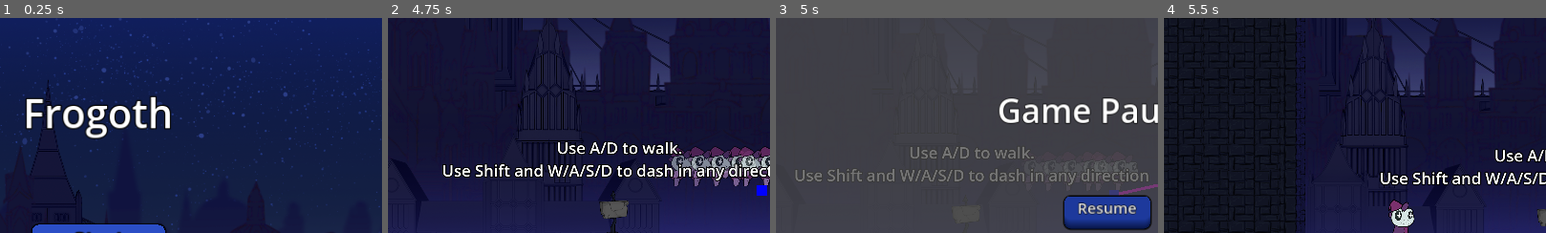
Above: before the commit, frames 1-4 (left to right).
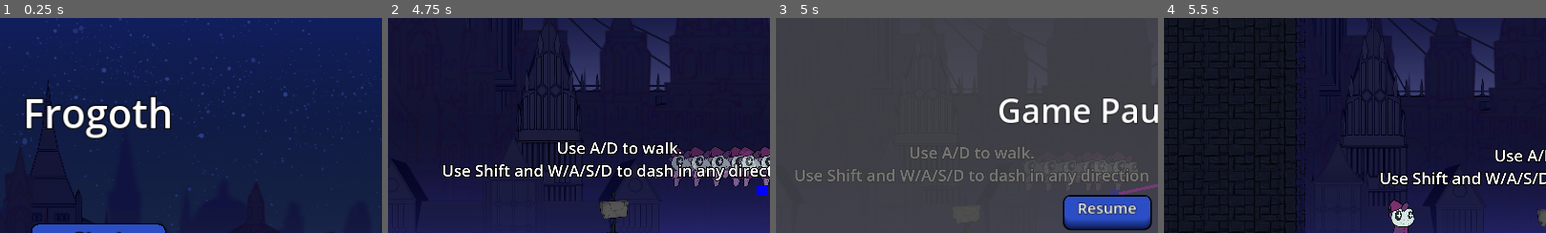
Above: after the commit, the same moments.

Repository: DerBrotDoktor/Frogoth
Game: Godot game, scene res://scenes/main/main.tscn
Two runs of this game, one before a commit and one after it. Both use one fixed random seed, a clock stepped at 60 frames per second and the inputs below.
Inputs:
- Up to frame 1 (0.25 s): no input
- Up to frame 2 (4.75 s): click "Start" at 0.5 s; hold D (right) 1.28-2.78 s; tap Shift (dash) at 1.35, 2.85, 4.35 s; tap Space (jump) at 1.52, 2.27, 3.77, 4.52 s; tap F (discrad_shape) at 2.1, 3.6 s; hold A (left) 2.78-3.53 s; hold D (right) from 3.53 s (still down)
- Up to frame 3 (5 s): keep holding D (right); tap Escape (pause_menu) at 4.9 s
- Up to frame 4 (5.5 s): release D (right) at 5 s; click "Restart" at 5 s
The pictures show only the part of the screen within x 7-57%, y 3-53%; the shares and areas given below are measured in that part.

Frames 1-2 are identical in both runs. In frame 3, 2.5% of the frame differs, in the area x 75-98%, y 82-97%; in frame 4, nothing differs.

Commit message:
Added: UI grab focus

Diff:
--- a/scenes/menus/level_finish_screen.gd
+++ b/scenes/menus/level_finish_screen.gd
@@ -16,3 +16,8 @@
 
 func _on_main_menu_button_button_down():
 	get_parent().switch_to_child("MainMenu")
+
+
+func _on_visibility_changed():
+	if $ColorRect2/MarginContainer/Buttons/NextLevelButton.is_inside_tree() and visible:
+		$ColorRect2/MarginContainer/Buttons/NextLevelButton.grab_focus()
--- a/scenes/menus/level_finish_screen.tscn
+++ b/scenes/menus/level_finish_screen.tscn
@@ -177,6 +177,7 @@
 text = "Main Menu
 "
 
+[connection signal="visibility_changed" from="." to="." method="_on_visibility_changed"]
 [connection signal="button_down" from="ColorRect2/MarginContainer/Buttons/NextLevelButton" to="." method="_on_next_level_button_button_down"]
 [connection signal="button_down" from="ColorRect2/MarginContainer/Buttons/RestartButton" to="." method="_on_restart_button_button_down"]
 [connection signal="button_down" from="ColorRect2/MarginContainer/Buttons/MainMenuButton" to="." method="_on_main_menu_button_button_down"]
--- a/scenes/menus/level_select_menu.gd
+++ b/scenes/menus/level_select_menu.gd
@@ -1,5 +1,11 @@
 extends Control
+
 
 
 func load_level(number:int):
 	get_parent().load_level_by_index(number-1)
+
+
+func _on_visibility_changed():
+	if $VerticalContainer/LevelMargin/LevelGrid/Level1Button.is_inside_tree() and visible:
+		$VerticalContainer/LevelMargin/LevelGrid/Level1Button.grab_focus()
--- a/scenes/menus/level_select_menu.tscn
+++ b/scenes/menus/level_select_menu.tscn
@@ -72,6 +72,7 @@
 text = "4
 "
 
+[connection signal="visibility_changed" from="." to="." method="_on_visibility_changed"]
 [connection signal="pressed" from="VerticalContainer/LevelMargin/LevelGrid/Level1Button" to="." method="load_level" binds= [5]]
 [connection signal="pressed" from="VerticalContainer/LevelMargin/LevelGrid/Level2Button" to="." method="load_level" binds= [2]]
 [connection signal="pressed" from="VerticalContainer/LevelMargin/LevelGrid/Level3Button" to="." method="load_level" binds= [3]]
--- a/scenes/menus/main_menu.gd
+++ b/scenes/menus/main_menu.gd
@@ -11,3 +11,8 @@
 
 func _on_quit_button_button_down():
 	get_tree().quit()
+
+
+func _on_visibility_changed():
+	if $VerticalContainer/StartButton.is_inside_tree() and visible:
+		$VerticalContainer/StartButton.grab_focus()
--- a/scenes/menus/main_menu.tscn
+++ b/scenes/menus/main_menu.tscn
@@ -151,6 +151,7 @@
 focus_neighbor_top = NodePath("../SettingsButton")
 text = "Quit"
 
+[connection signal="visibility_changed" from="." to="." method="_on_visibility_changed"]
 [connection signal="button_down" from="VerticalContainer/StartButton" to="." method="_on_start_button_button_down"]
 [connection signal="button_down" from="VerticalContainer/LevelSelectButton" to="." method="_on_level_select_button_button_down"]
 [connection signal="button_down" from="VerticalContainer/SettingsButton" to="." method="_on_level_select_button_button_down"]
--- a/scenes/menus/pause_menu.gd
+++ b/scenes/menus/pause_menu.gd
@@ -18,3 +18,8 @@
 
 func _on_resume_button_button_down():
 	close_pause_menu()
+
+
+func _on_visibility_changed():
+	if $VBoxContainer/ResumeButton.is_inside_tree() and visible:
+		$VBoxContainer/ResumeButton.grab_focus()
--- a/scenes/menus/pause_menu.tscn
+++ b/scenes/menus/pause_menu.tscn
@@ -128,6 +128,7 @@
 focus_neighbor_top = NodePath("../SettingsButton")
 text = "Main Menu"
 
+[connection signal="visibility_changed" from="." to="." method="_on_visibility_changed"]
 [connection signal="button_down" from="VBoxContainer/ResumeButton" to="." method="_on_resume_button_button_down"]
 [connection signal="button_down" from="VBoxContainer/RestartButton" to="." method="_on_restart_button_button_down"]
 [connection signal="button_down" from="VBoxContainer/SettingsButton" to="." method="_on_settings_button_button_down"]
